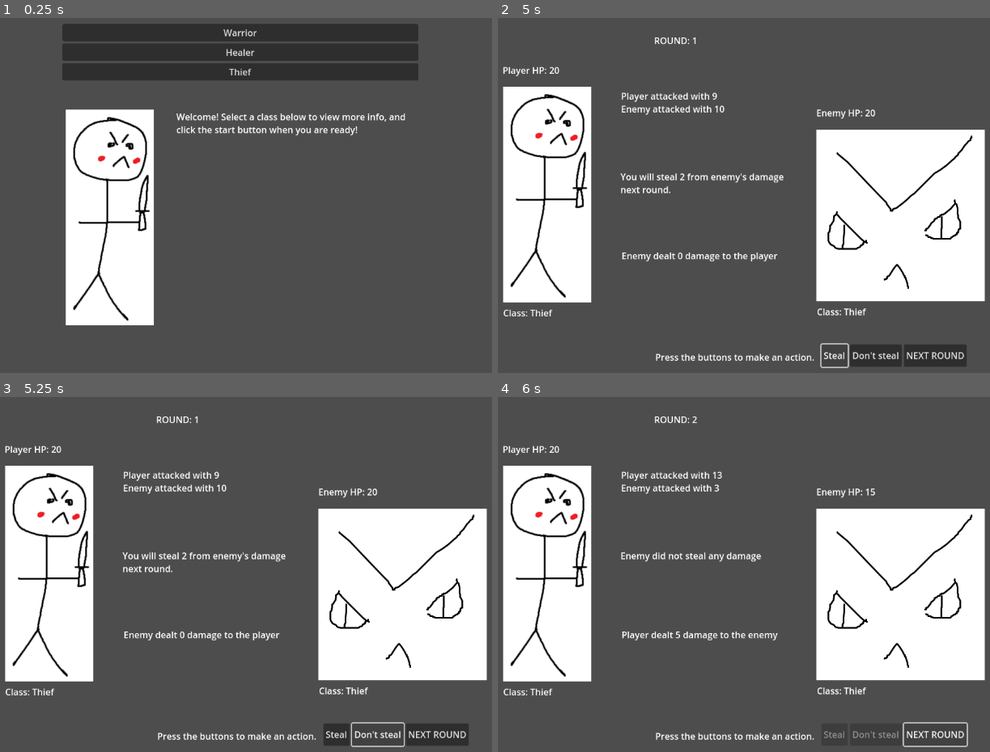
Above: before the commit, frames 1-4 (two rows, left to right).
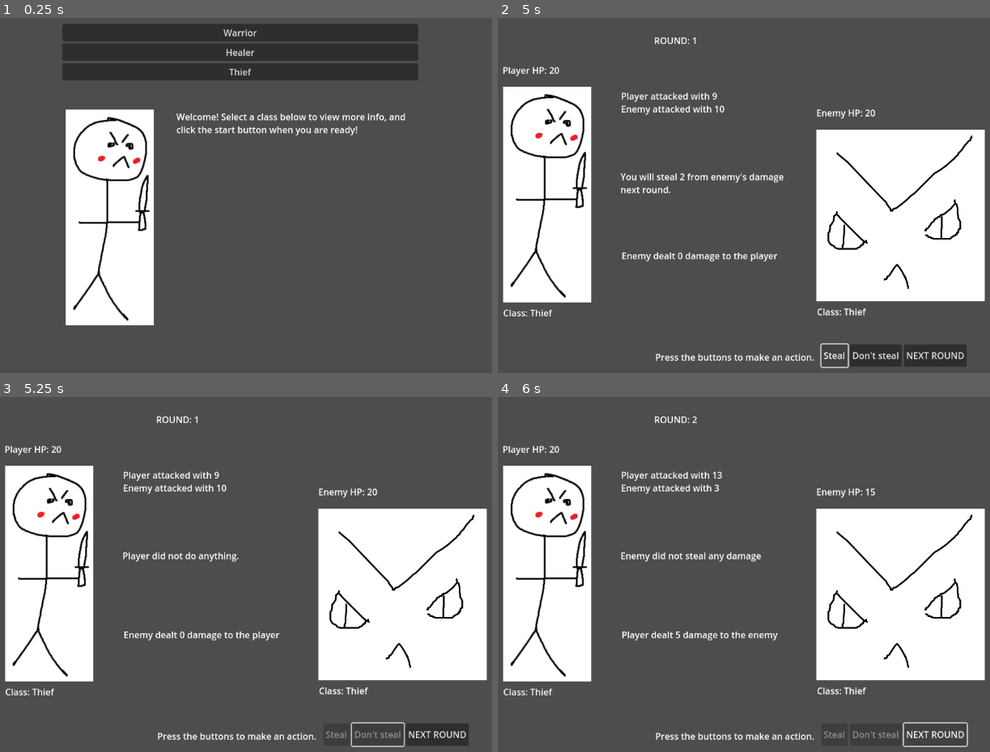
Above: after the commit, the same moments.

Repository: Frisaf/brawl_visual
Game: Godot game, scene res://Scenes/character_choice.tscn
The game is run twice, just before and just after one commit, with the same random seed, the same clock (stepped at 60 frames per second) and the same inputs.
Inputs:
- Up to frame 1 (0.25 s): no input
- Up to frame 2 (5 s): click "Warrior" at 0.5 s; click "Healer" at 1.25 s; click "Thief" at 2 s; click "START!" at 2.75 s; click "START" at 3.5 s; click "Steal" at 4.25 s
- Up to frame 3 (5.25 s): click "Don't steal" at 5 s
- Up to frame 4 (6 s): click "NEXT ROUND" at 5.75 s

Frames 1-2 are identical in both runs. In frame 3, 0.6% of the frame differs, in the area x 24-82%, y 43-97%; in frame 4, nothing differs.

Commit message:
no button works now

Diff:
--- a/Scenes/game.tscn
+++ b/Scenes/game.tscn
@@ -105,4 +105,5 @@
 vertical_alignment = 1
 
 [connection signal="pressed" from="ButtonContainer/ChoiceYes" to="." method="_on_choice_yes_pressed"]
+[connection signal="pressed" from="ButtonContainer/ChoiceNo" to="." method="_on_choice_no_pressed"]
 [connection signal="pressed" from="ButtonContainer/NextRoundButton" to="." method="_on_attack_button_pressed"]
--- a/Scripts/game.gd
+++ b/Scripts/game.gd
@@ -56,6 +56,9 @@
 		return true
 
 	else:
+		if player_hp >= 20 and player_class == "Healer":
+			return true
+
 		return false
 
 func _on_choice_yes_pressed() -> void:
@@ -65,7 +68,6 @@
 	if player_class == "Warrior":
 		info_message.clear()
 		info_message.add_text("You will block " + str(action_value) + " of the enemy's attack next round.")
-		player_blocked = true
 
 	elif player_class == "Healer":
 		player_hp += action_value
@@ -78,7 +80,6 @@
 	elif player_class == "Thief":
 		info_message.clear()
 		info_message.add_text("You will steal " + str(action_value) + " from enemy's damage next round.")
-		player_stolen = true
 
 	next_round_button.disabled = false
 
@@ -135,8 +136,6 @@
 	round_indicator.clear()
 	round_indicator.add_text("ROUND: %s" %[str(game_round)])
 
-	print(check_action())
-
 	if check_action() == false:
 		choice_yes.disabled = false
 		choice_no.disabled = false
@@ -144,10 +143,12 @@
 
 		if player_class == "Warrior":
 			enemy_attack -= action_value
+			player_blocked = true
 
 		elif player_class == "Thief":
 			enemy_attack -= action_value
 			player_attack += action_value
+			player_stolen = true
 
 	else:
 		choice_yes.disabled = true
@@ -196,6 +197,15 @@
 
 	if player_hp <= 0:
 		print("Enemy won")
+		next_round_button.disabled = true
 
 	elif enemy_hp <= 0:
 		print("Player won")
+		next_round_button.disabled = true
+
+func _on_choice_no_pressed() -> void:
+	choice_yes.disabled = true
+	choice_no.disabled = true
+	next_round_button.disabled = false
+	info_message.clear()
+	info_message.add_text("Player did not do anything.")
